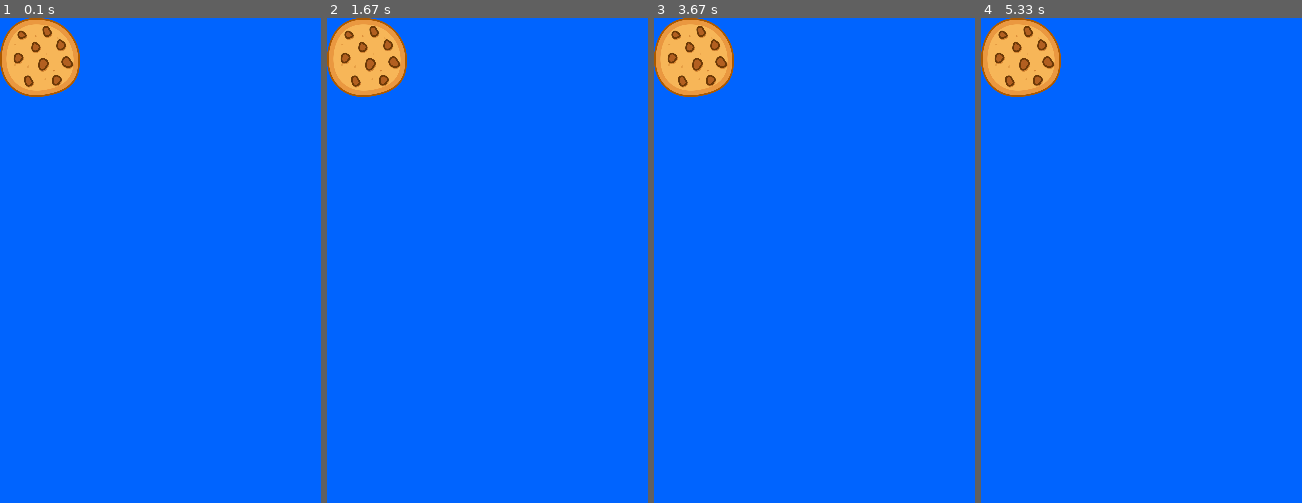
Above: before the commit, frames 1-4 (left to right).
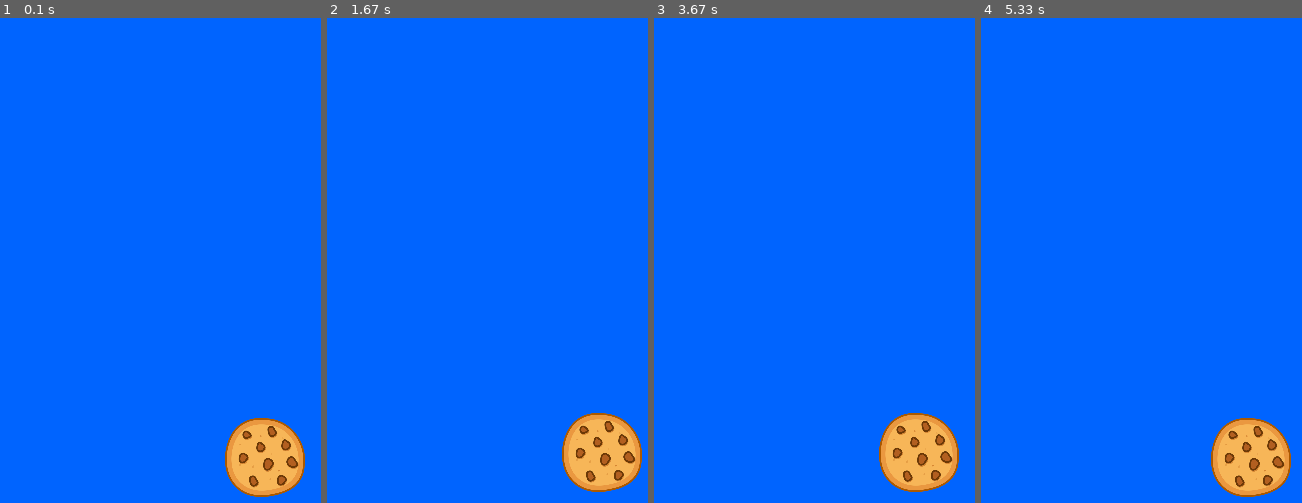
Above: after the commit, the same moments.

Repository: muykel/pygameProj1
Game: pygame game, started from testingClass.py
Same seed, same stepped clock (60 frames per second), same inputs: the game is played once before the commit and once after it.
Inputs:
- Up to frame 1 (0.1 s): no input
- Up to frame 2 (1.67 s): hold D 0.33-0.8 s; hold W 0.83-1.13 s; hold D 1.17-1.63 s
- Up to frame 3 (3.67 s): hold A 1.67-2.2 s; hold S 2.23-2.53 s; tap Space at 2.57 s; hold A 2.9-3.3 s; hold W from 3.33 s (still down)
- Up to frame 4 (5.33 s): release W at 3.7 s; hold D 3.73-4.37 s; hold S 4.4-4.77 s; hold A 4.8-5.27 s; hold D from 5.3 s (still down)

The runs differ from the first frame. In frame 1, 6.6% of the frame differs, in the area x 0-96%, y 0-99%; in frame 2, 6.6%; in frame 3, 6.6%; in frame 4, 6.6%.

Commit message:
FINAL: Fixed moving cookie with 'wasd'

Diff:
--- a/testingClass.py
+++ b/testingClass.py
@@ -21,10 +21,6 @@
         cookieX+=val
     elif(dir.lower()=="y"):
         cookieY+=val
-    else:
-        print("dimensions must on the X or Y plane")
-    mainScreen.blit(cookie, (cookieX, cookieY))
-    pygame.display.update()
 
 running = True
 while running:
@@ -33,19 +29,15 @@
             running = False
         if event.type == pygame.KEYDOWN:
             if event.key == pygame.K_SPACE:
-                print("spacebar was pressed")
+                print("spacebar was pressed") #test
             if event.key == pygame.K_w:
                 moveCookie(-5,"y")
-                print("w")
             if event.key == pygame.K_s:
                 moveCookie(5,"y")
-                print("s")
             if event.key == pygame.K_a:
                 moveCookie(-5,"x")
-                print("a")
             if event.key == pygame.K_d:
                 moveCookie(5,"x")
-                print("d")
     mainScreen.fill((0, 100, 255))
-    mainScreen.blit(cookie, (0, 0))
+    mainScreen.blit(cookie, (cookieX, cookieY))
     pygame.display.update()
